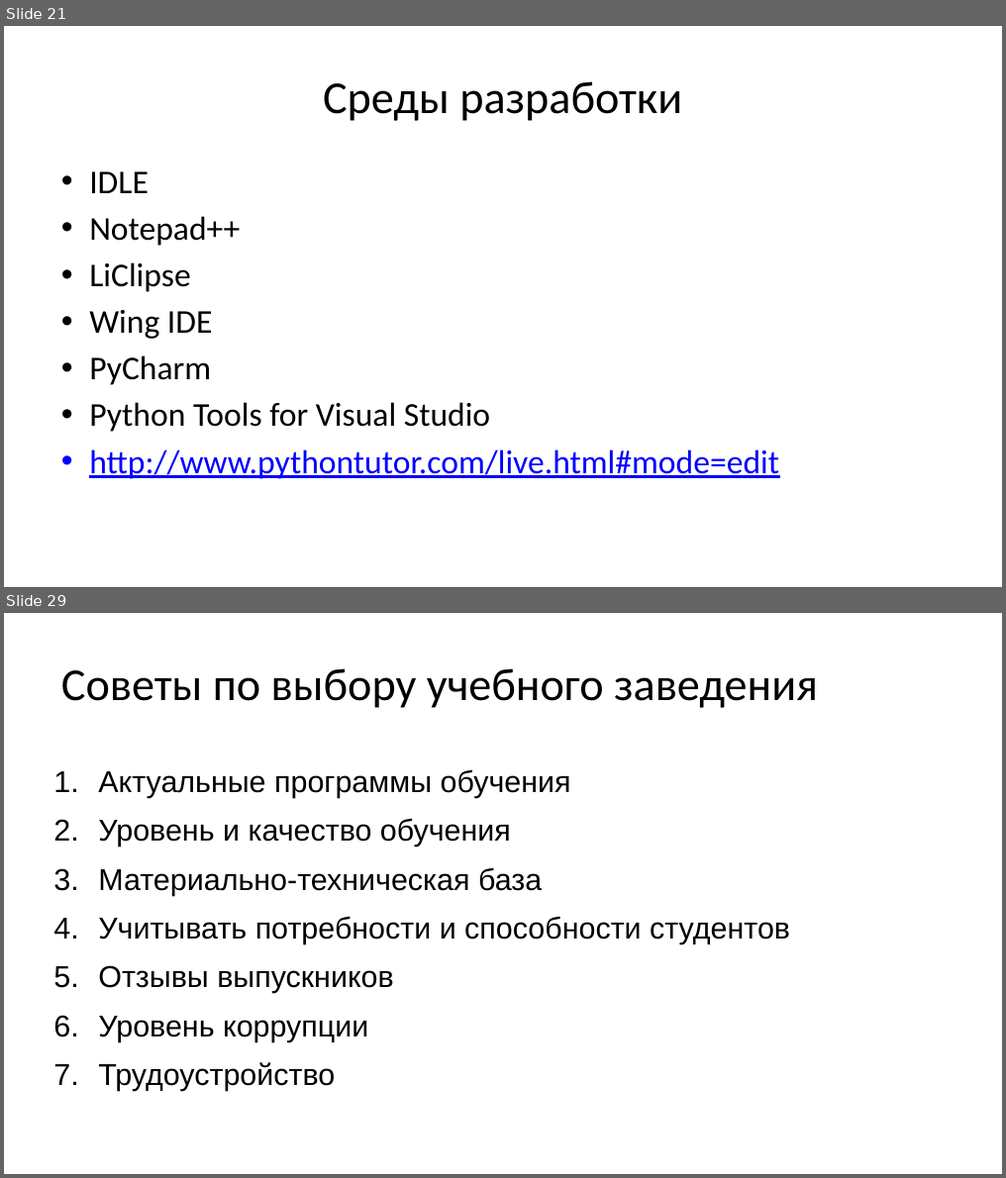
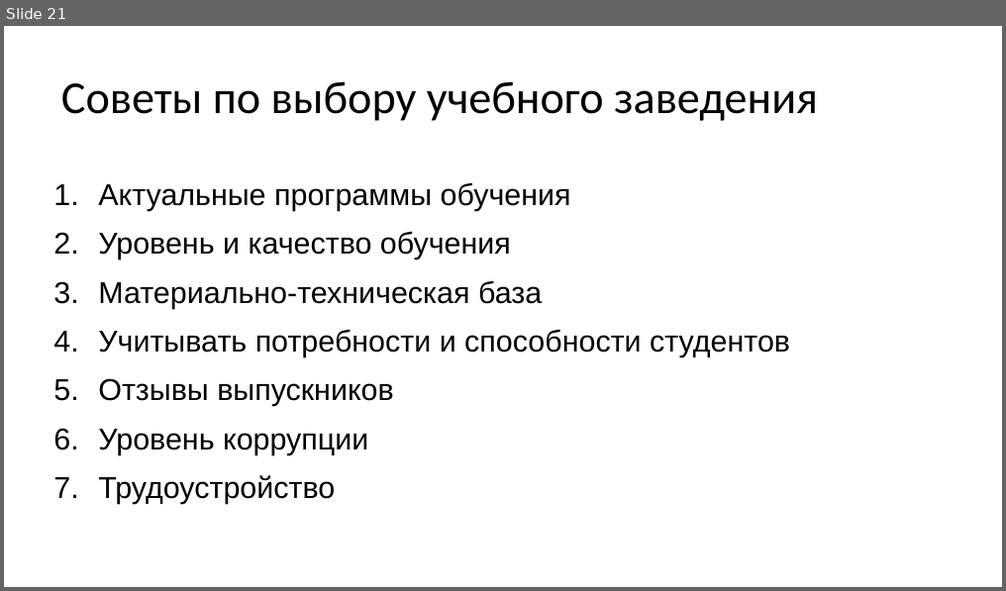
Before and after one commit to maxchv/LearnPython, a slide deck: webminar.pptx. Shown one above the other, each under a label of ours: slides 21 and 29 before the commit, slide 21 after it; the slides between them are not shown. The pictures are 1006x1178 and 1006x591 pixels, drawn with LibreOffice and Linux fonts; fonts in the diff are those of the drawing. Boxes give left, top, right and bottom in pixels: in the first picture for what was removed or moved away, otherwise in the second. Text is boxed around its words. In the diff, an @@ line names an element or a change of style, - is before the commit and + after.

```diff
--- a/webminar.pptx
+++ b/webminar.pptx
@@ slide 21 removed at (4,26,1002,587), background #FFFFFF @@
@@ title removed at (323,81,682,121) @@
-Среды разработки
@@ text removed at (89,172,779,479) @@
-• IDLE
-• Notepad++
-• LiClipse
-• Wing IDE
-• PyCharm
-• Python Tools for Visual Studio
-• http://www.pythontutor.com/live.html#mode=edit
@@ what was slide 29 is now slide 21 @@
```
Also in this commit, not shown: 13 slides changed, 4 slides added, 11 other slides removed.
